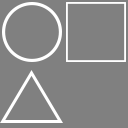
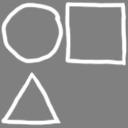
Revision of a layered 128px x 128px image; what changed, layer by layer:
added layer "Layer 3" above "Layer 2" over [0, 71, 62, 126]
added layer "Layer 2" above "Layer 1" over [1, 1, 127, 66]
hid "T_Triangle_D" over [0, 70, 63, 123]
hid "T_Square_D" over [66, 2, 126, 62]
hid "T_Circle_D" over [2, 2, 62, 62]
